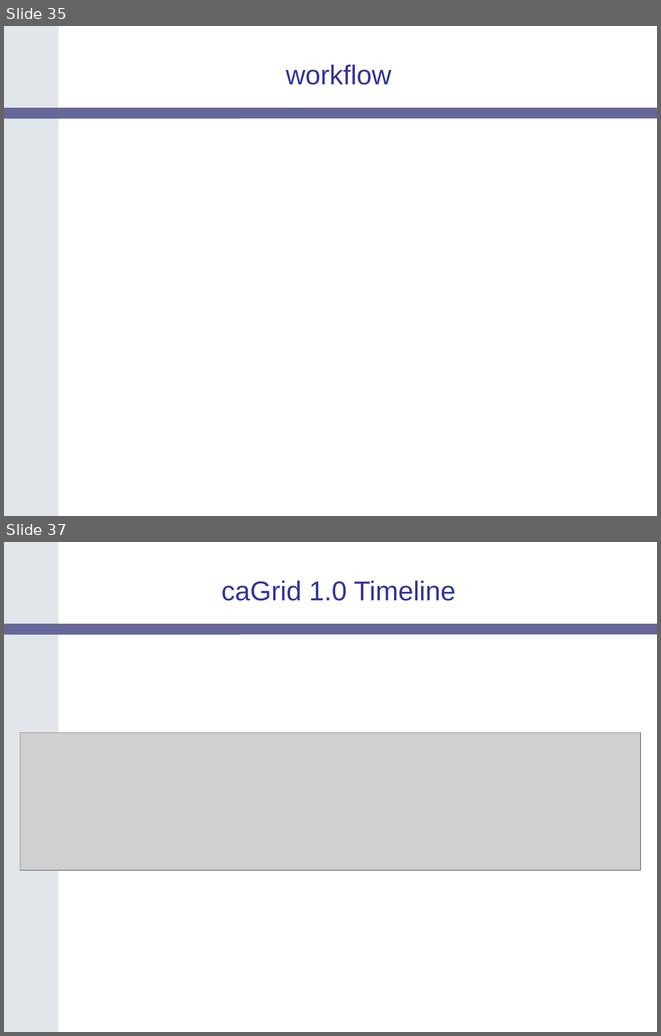
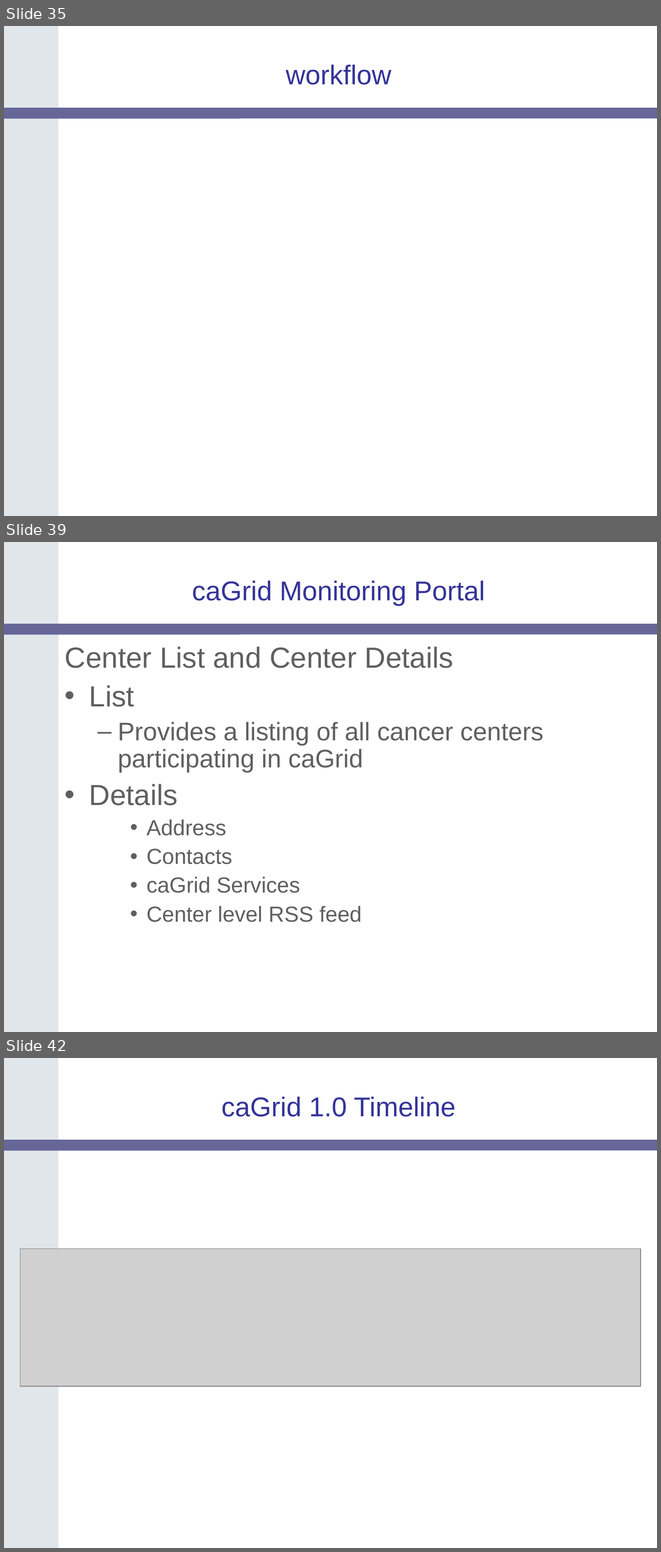
Before and after one commit to NCIP/cagrid-portal, a slide deck: cagrid-1-0/Documentation/presentations/200604_AnnualMeeting/caGrid-1.0-Architecture_caBIG-Annual-Meeting06.ppt. Shown one above the other, each under a label of ours: slides 35 and 37 before the commit, slides 35, 39 and 42 after it; the slides between them are not shown. The pictures are 661x1036 and 661x1552 pixels, drawn with LibreOffice and Linux fonts; fonts in the diff are those of the drawing; grey boxes stand for pictures; background and template pictures are left out. Boxes give left, top, right and bottom in pixels: in the first picture for what was removed or moved away, otherwise in the second. Text is boxed around its words. In the diff, an @@ line names an element or a change of style, - is before the commit and + after.

Commit message:
incorporated portal slides

```diff
--- a/cagrid-1-0/Documentation/presentations/200604_AnnualMeeting/caGrid-1.0-Architecture_caBIG-Annual-Meeting06.ppt
+++ b/cagrid-1-0/Documentation/presentations/200604_AnnualMeeting/caGrid-1.0-Architecture_caBIG-Annual-Meeting06.ppt
@@ slide 39 added at box(4, 542, 657, 1032), background #FFFFFF; not listed: 2 template elements that a slide beside it also shows @@
@@ title added at box(192, 581, 485, 606), 30 pt, text #333399 @@
+caGrid Monitoring Portal
@@ text added at box(65, 646, 544, 922), 28 pt, text #5F5F5F @@
+Center List and Center Details
+• List
+  – Provides a listing of all cancer centers participating in caGrid
+• Details
+    • Address
+    • Contacts
+    • caGrid Services
+    • Center level RSS feed
@@ what was slide 37 is now slide 42 @@
```
Also in this commit, not shown: 1 slide changed, 5 other slides added, 1 slide removed, 1 other file.
